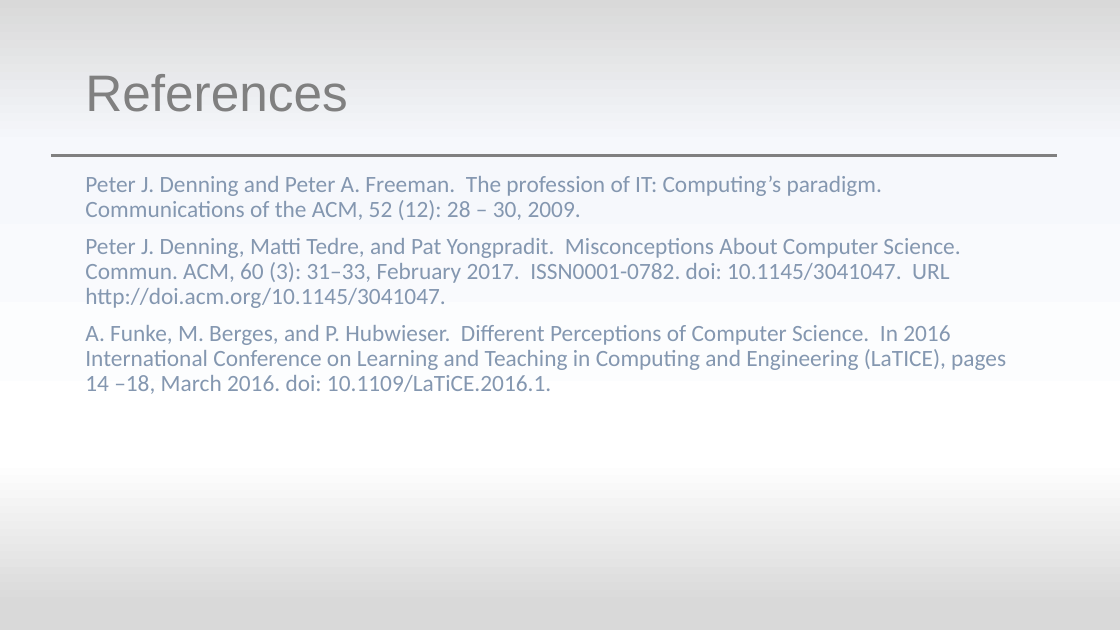
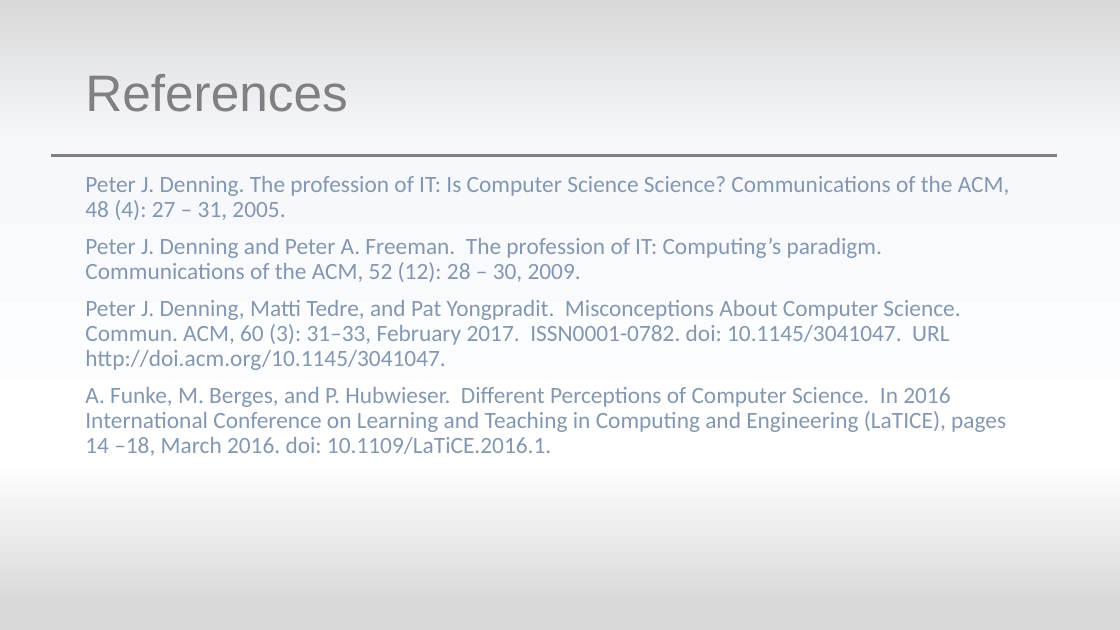
Before and after one commit to mieztatz/spwal, a slide deck: slide 9 of Assignment4.pptx (slide 8 before the commit). Drawn at 1120x630 pixels with LibreOffice and Linux fonts; fonts in the diff are those of the drawing. Boxes give left, top, right and bottom in pixels: in the first picture for what was removed or moved away, otherwise in the second. Text is boxed around its words. In the diff, an @@ line names an element or a change of style, - is before the commit and + after.

```diff
--- a/Assignment4.pptx
+++ b/Assignment4.pptx
@@ text at [85, 176, 1010, 220]: paragraph added @@
+Peter J. Denning. The profession of IT: Is Computer Science Science? Communications of the ACM, 48 (4): 27 – 31, 2005.
```
Also in this commit, not shown: 6 other slides changed, 1 slide added.
